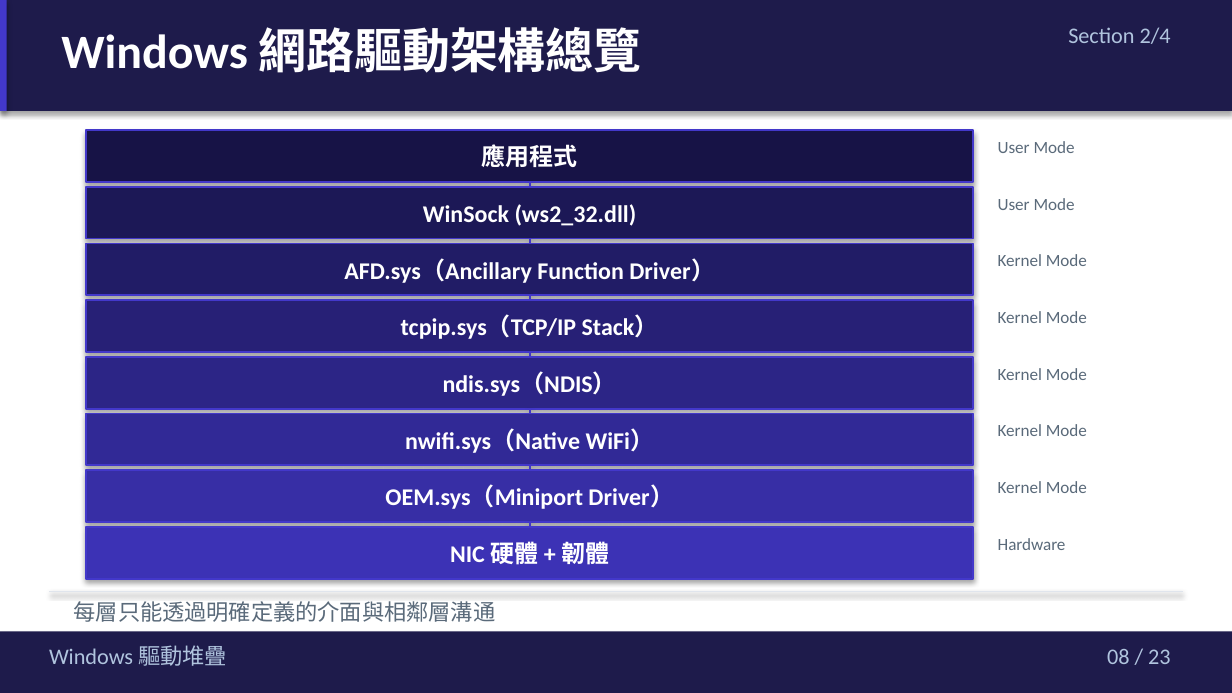
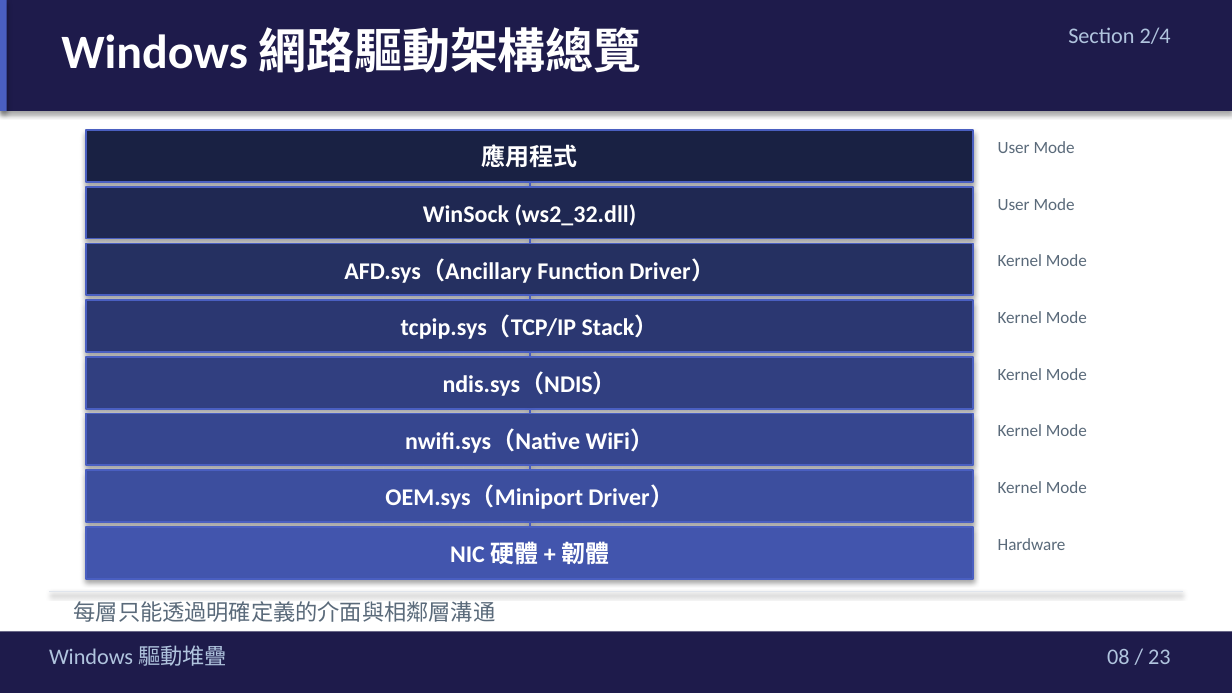
Before and after one commit to jacky92219-cell/network-ppt-project, a slide deck: slide 8 of output/network-card-csi-v5.2-midnight.pptx. Drawn at 1232x693 pixels with LibreOffice and Linux fonts; fonts in the diff are those of the drawing. Boxes give left, top, right and bottom in pixels: in the first picture for what was removed or moved away, otherwise in the second. Text is boxed around its words. In the diff, an @@ line names an element or a change of style, - is before the commit and + after.

```diff
--- a/output/network-card-csi-v5.2-midnight.pptx
+++ b/output/network-card-csi-v5.2-midnight.pptx
@@ rectangle at <box>0,0,7,111</box>: fill #4338CA to #4A5FC1 @@
@@ rectangle "應用程式" at <box>86,131,973,182</box>: fill #171346 to #192143; outline #4338CA 1 pt to #4A5FC1 1 pt @@
@@ rectangle "WinSock (ws2_32.dll)" at <box>86,187,973,239</box>: fill #1C1856 to #1F2852; outline #4338CA 1 pt to #4A5FC1 1 pt @@
@@ line (530, 182) - (530, 187): stroke #4338CA 1 pt to #4A5FC1 1 pt @@
@@ line (530, 239) - (530, 244): stroke #4338CA 1 pt to #4A5FC1 1 pt @@
@@ rectangle "AFD.sys（Ancillary Function Driver）" at <box>86,244,973,296</box>: fill #211C66 to #253061; outline #4338CA 1 pt to #4A5FC1 1 pt @@
@@ line (530, 296) - (530, 301): stroke #4338CA 1 pt to #4A5FC1 1 pt @@
@@ rectangle "tcpip.sys（TCP/IP Stack）" at <box>86,301,973,352</box>: fill #272076 to #2B3771; outline #4338CA 1 pt to #4A5FC1 1 pt @@
@@ rectangle "ndis.sys（NDIS）" at <box>86,357,973,409</box>: fill #2C2586 to #313F80; outline #4338CA 1 pt to #4A5FC1 1 pt @@
@@ line (530, 352) - (530, 357): stroke #4338CA 1 pt to #4A5FC1 1 pt @@
@@ rectangle "nwifi.sys（Native WiFi）" at <box>86,414,973,466</box>: fill #312996 to #36468F; outline #4338CA 1 pt to #4A5FC1 1 pt @@
@@ line (530, 409) - (530, 414): stroke #4338CA 1 pt to #4A5FC1 1 pt @@
@@ rectangle "OEM.sys（Miniport Driver）" at <box>86,471,973,522</box>: fill #372EA5 to #3C4E9E; outline #4338CA 1 pt to #4A5FC1 1 pt @@
@@ line (530, 466) - (530, 471): stroke #4338CA 1 pt to #4A5FC1 1 pt @@
@@ rectangle "NIC 硬體 + 韌體" at <box>86,527,973,579</box>: fill #3C32B5 to #4255AD; outline #4338CA 1 pt to #4A5FC1 1 pt @@
@@ line (530, 522) - (530, 527): stroke #4338CA 1 pt to #4A5FC1 1 pt @@
```
Also in this commit, not shown: 22 other slides changed, 1 other file.
